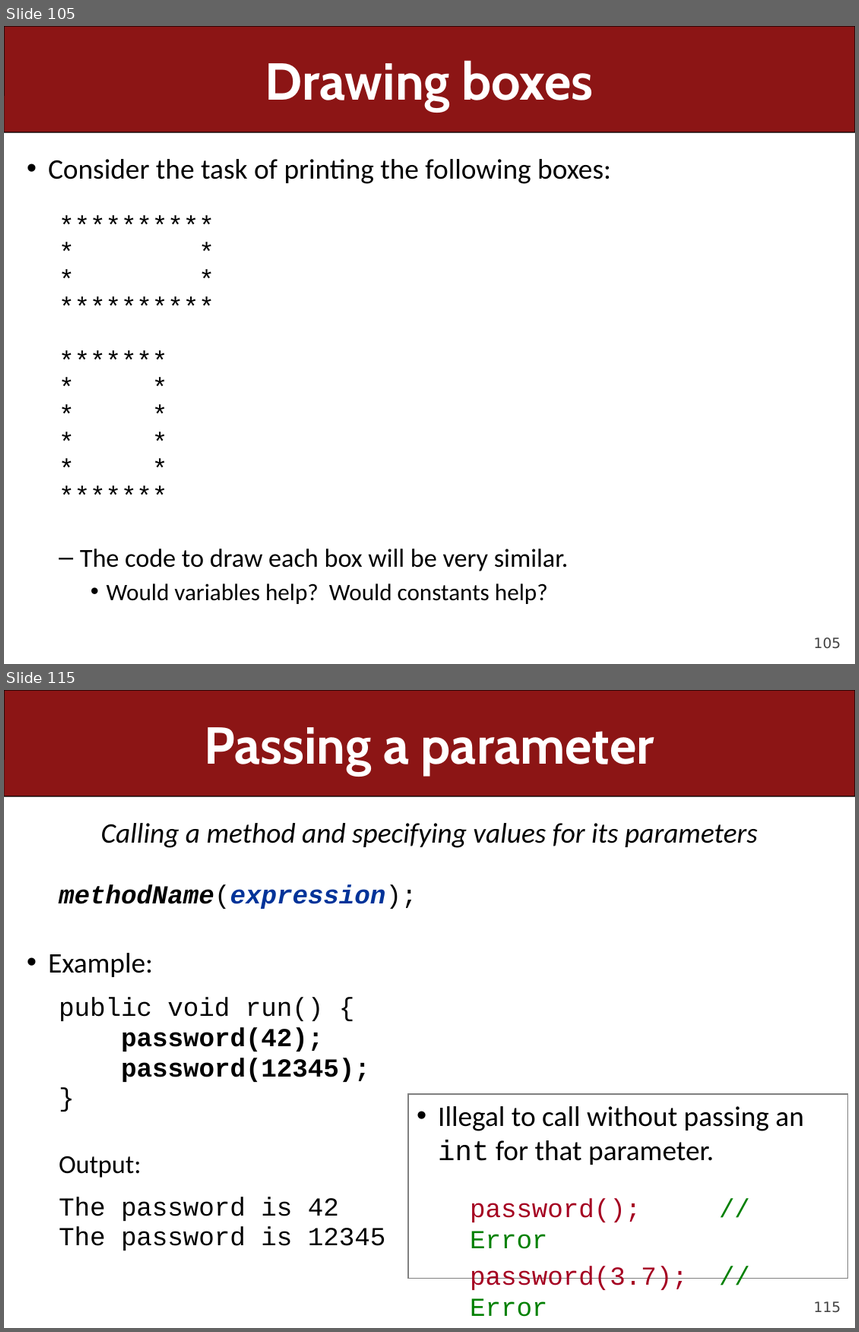
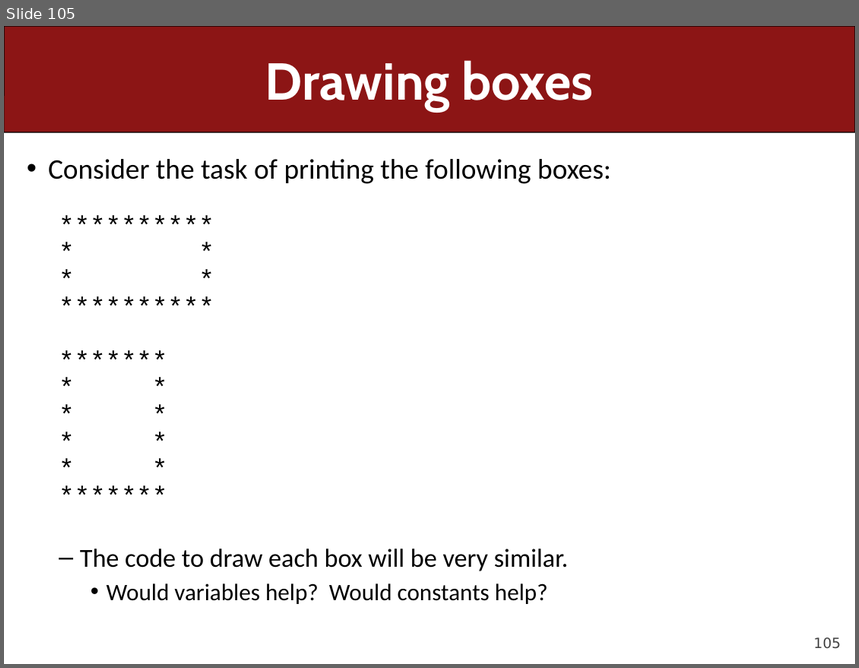
Before and after one commit to ckincaid17/cs106a-summer-2018, a slide deck: WWW/lectures/Lecture6/Lecture6.pptx. Shown one above the other, each under a label of ours: slides 105 and 115 before the commit, slide 105 after it; the slides between them are not shown. The pictures are 859x1332 and 859x668 pixels, drawn with LibreOffice and Linux fonts; fonts in the diff are those of the drawing. Boxes give left, top, right and bottom in pixels: in the first picture for what was removed or moved away, otherwise in the second. Text is boxed around its words. In the diff, an @@ line names an element or a change of style, - is before the commit and + after.

```diff
--- a/WWW/lectures/Lecture6/Lecture6.pptx
+++ b/WWW/lectures/Lecture6/Lecture6.pptx
@@ slide 115 removed at box(4, 690, 855, 1328), background #FFFFFF; not listed: 2 template elements that a slide beside it also shows @@
@@ title removed at box(205, 727, 655, 775) @@
-Passing a parameter
@@ text removed at box(48, 823, 758, 1251) @@
-Calling a method and specifying values for its parameters
-  methodName(expression);
-• Example:
-  public void run() {
-  password(42);
-  password(12345);
-  }
-  Output:
-  The password is 42
-  The password is 12345
@@ rectangle removed at box(408, 1094, 848, 1279) @@
-• Illegal to call without passing an int for that parameter.
-  password(); // Error
-  password(3.7); // Error
```
Also in this commit, not shown: 2 slides changed, 13 other slides removed, 19 other files.
